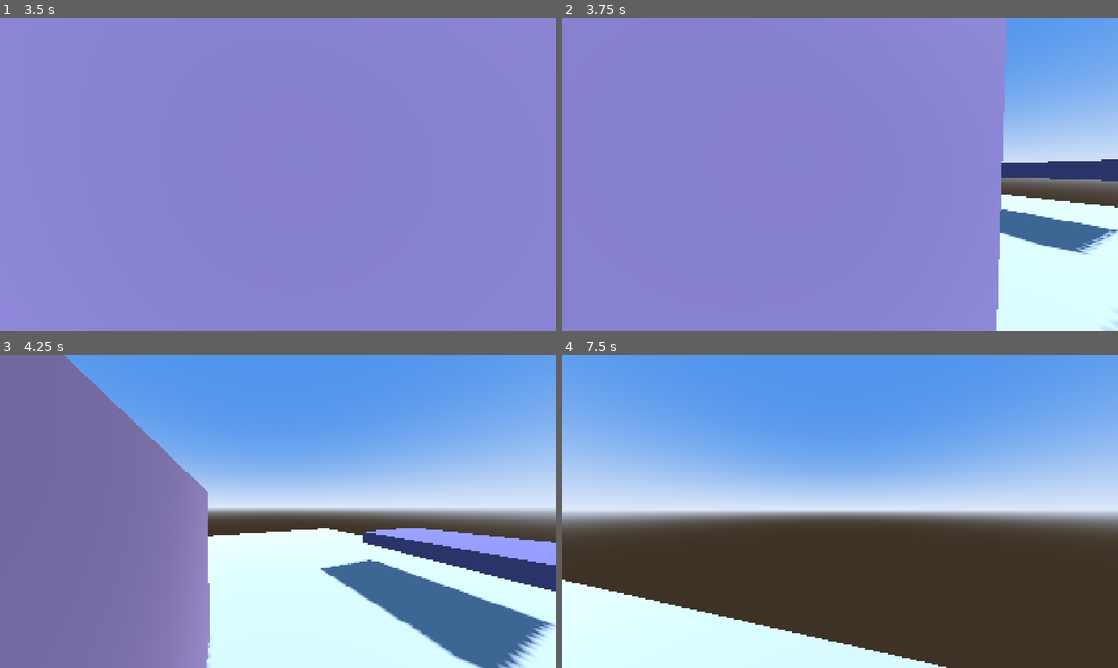
Above: before the commit, frames 1-4 (two rows, left to right).
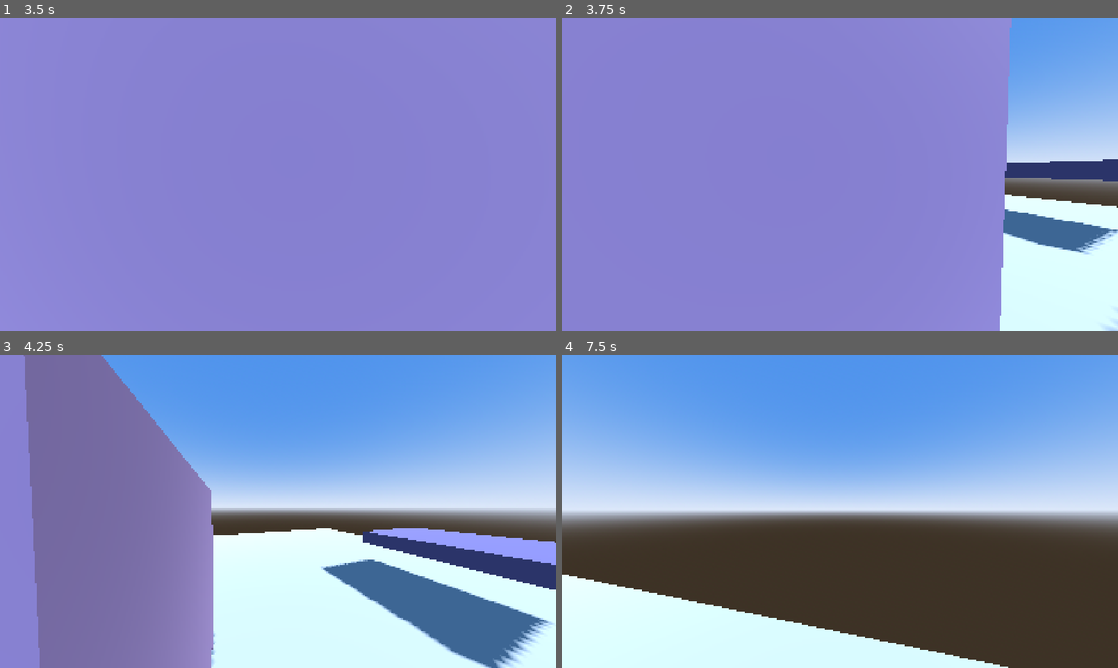
Above: after the commit, the same moments.

Repository: VSennaa/DynMagic
Game: Godot game, scene res://scenes/sandbox/sandbox.tscn
Same seed, same stepped clock (60 frames per second), same inputs: the game is played once before the commit and once after it.
Inputs (mouse positions are in pixels of both pictures, inside the frame that each line leads up to):
- Up to frame 1 (3.5 s): tap Enter at 0.5 s; move the mouse to (305, 174) at 0.52 s; hold W (move_forward) from 0.53 s (still down); click (305, 174) at 0.6 s; tap Space (jump) at 0.77, 1.07, 1.52, 1.82, 2.75, 3.02, 3.32 s; right-click (305, 174) at 0.8 s; move the mouse to (250, 174) at 1.27 s; right-click (250, 174) at 1.35 s; click (250, 174) at 1.42 s; tap Q (slot_1) at 1.55, 2.1 s; move the mouse to (289, 168) at 2.02 s; click (289, 168) at 2.17 s; tap E (slot_2) at 2.3, 2.85 s; move the mouse to (272, 180) at 2.77 s; click (272, 180) at 2.92 s; tap R (slot_3) at 3.05 s
- Up to frame 2 (3.75 s): keep holding W (move_forward); move the mouse to (878, 177) at 3.52 s; hold Shift (sprint) from 3.53 s (still down); tap R (slot_3) at 3.6 s; click (878, 177) at 3.67 s
- Up to frame 3 (4.25 s): keep holding W (move_forward); keep holding Shift (sprint); tap Space (jump) at 3.77, 4.07 s; tap F (compose_cancel) at 4.15 s
- Up to frame 4 (7.5 s): move the mouse to (795, 508) at 4.27 s; release Shift (sprint) at 4.28 s; tap Shift (sprint) at 4.35 s; tap Space (jump) at 4.52, 4.82, 6.02, 6.32, 6.77, 7.07 s; click (795, 508) at 4.55 s; move the mouse to (845, 511) at 5.02 s; click (845, 511) at 5.1 s; right-click (845, 511) at 5.3 s; move the mouse to (817, 505) at 5.77 s; release W (move_forward) at 5.78 s; hold D (move_right) 5.78-6.53 s; tap Ctrl (crouch) at 5.85 s; click (817, 505) at 5.92 s; tap Q (slot_1) at 6.05 s; move the mouse to (867, 511) at 6.52 s; hold W (move_forward) from 6.53 s (still down); right-click (867, 511) at 6.6 s; click (867, 511) at 6.67 s; tap E (slot_2) at 6.8 s; move the mouse to (812, 511) at 7.27 s; tap Tab (scoreboard) at 7.35 s; click (812, 511) at 7.42 s

Frame 1 is identical in both runs. In frame 2, 0.8% of the frame differs, in the area x 78-100%, y 0-100%; in frame 3, 9.2%, in the area x 0-100%, y 0-100%; in frame 4, 2.3%.

Commit message:
feat(spells): SpellComposer state machine wired to the player
Quick spells fire on the effect key, confirm spells aim and fire on cast. Timeouts, cancel, recast and a lockout input buffer are covered by tests. The player validates mana and cooldown through Stats.

Co-Authored-By: Claude Opus 5.5 <noreply@anthropic.com>

Diff:
--- a/scenes/player/player.gd
+++ b/scenes/player/player.gd
@@ -2,6 +2,9 @@
 extends CharacterBody3D
 ## First-person player body: movement, crouch, jump and mouse look.
 ## See docs/specs/05-player-controller.md.
+
+## Emitted after mana and cooldown are paid. Spell scenes subscribe here.
+signal spell_cast(spell: ResolvedSpell)
 
 const PITCH_LIMIT: float = deg_to_rad(89.0)
 
@@ -18,6 +21,9 @@
 var _current_height: float = 1.8
 var _pitch: float = 0.0
 
+@onready var stats: Stats = $Stats
+@onready var composer: SpellComposer = $SpellComposer
+@onready var cast_origin: Marker3D = $Head/Camera3D/CastOrigin
 @onready var _collision: CollisionShape3D = $CollisionShape3D
 @onready var _head: Node3D = $Head
 @onready var _camera: Camera3D = $Head/Camera3D
@@ -32,6 +38,11 @@
 	_camera.current = is_local
 	_camera.fov = Settings.fov
 	Settings.changed.connect(_on_settings_changed)
+	composer.read_input = is_local
+	composer.validator = _validate_cast
+	composer.cast_requested.connect(_on_cast_requested)
+	composer.state_changed.connect(func(_s: SpellComposer.State) -> void: sprint_blocked = composer.is_composing())
+	stats.died.connect(composer.reset)
 	if is_local:
 		Input.mouse_mode = Input.MOUSE_MODE_CAPTURED
 
@@ -148,3 +159,20 @@
 
 func get_aim_camera() -> Camera3D:
 	return _camera
+
+
+
+func _validate_cast(spell: ResolvedSpell) -> StringName:
+	if stats.is_dead:
+		return &"dead"
+	if stats.is_on_cooldown(spell.key):
+		return &"cooldown"
+	if not stats.can_afford(spell.mana_cost):
+		return &"no_mana"
+	return &""
+
+
+func _on_cast_requested(spell: ResolvedSpell) -> void:
+	stats.spend_mana(spell.mana_cost)
+	stats.start_cooldown(spell.key, spell.cooldown)
+	spell_cast.emit(spell)
--- a/scenes/player/player.tscn
+++ b/scenes/player/player.tscn
@@ -1,7 +1,8 @@
-[gd_scene load_steps=4 format=3]
+[gd_scene load_steps=5 format=3]
 
 [ext_resource type="Script" path="res://scenes/player/player.gd" id="1_player"]
 [ext_resource type="Script" path="res://scenes/player/stats.gd" id="2_stats"]
+[ext_resource type="Script" path="res://scenes/player/spell_composer.gd" id="3_composer"]
 
 [sub_resource type="CapsuleShape3D" id="CapsuleShape3D_body"]
 resource_local_to_scene = true
@@ -28,3 +29,6 @@
 
 [node name="Stats" type="Node" parent="."]
 script = ExtResource("2_stats")
+
+[node name="SpellComposer" type="Node" parent="."]
+script = ExtResource("3_composer")
--- /dev/null
+++ b/scenes/player/spell_composer.gd
@@ -0,0 +1,215 @@
+@tool
+class_name SpellComposer
+extends Node
+## Turns hotkey sequences into spells: element (fixed per round) + form key + effect key.
+## Quick spells fire on the effect key; confirm spells enter aiming and fire on `cast`.
+## See docs/specs/01-spell-system.md section 1.
+
+enum State { IDLE, SLOT_EFFECT, AIMING, CASTING }
+
+## Emitted when a spell should be cast now. The caster spawns it.
+signal cast_requested(spell: ResolvedSpell)
+## Emitted when the validator refuses a spell (no mana, on cooldown...).
+signal cast_rejected(spell: ResolvedSpell, reason: StringName)
+signal aim_started(spell: ResolvedSpell)
+signal aim_ended
+signal state_changed(state: State)
+
+const SPELL_DB: GDScript = preload("res://autoload/spell_db.gd")
+const SEQUENCE_TIMEOUT: float = 2.5
+const AIM_TIMEOUT: float = 4.0
+const CAST_LOCKOUT: float = 0.15
+const INPUT_BUFFER: float = 0.15
+
+## Element drafted for this round.
+@export var element_id: StringName = &"fire"
+## Only the local player reads keyboard/mouse. Tests and the network drive the press_* API.
+@export var read_input: bool = true
+
+## (element, form, effect) -> ResolvedSpell. Defaults to SpellDB.resolve.
+var resolver: Callable
+## (spell) -> StringName: empty when the spell may be cast, else a rejection reason.
+var validator: Callable
+
+var state: State = State.IDLE
+var form: StringName = &""
+var pending: ResolvedSpell
+var last_spell: ResolvedSpell
+
+var _timer: float = 0.0
+var _buffered_slot: int = -1
+var _buffer_age: float = 0.0
+
+
+func _ready() -> void:
+	if Engine.is_editor_hint():
+		return
+	if not resolver.is_valid():
+		var db: Node = get_node_or_null(^"/root/SpellDB")
+		if db != null:
+			resolver = Callable(db, &"resolve")
+
+
+func _process(delta: float) -> void:
+	if Engine.is_editor_hint():
+		return
+	if read_input and Input.mouse_mode == Input.MOUSE_MODE_CAPTURED:
+		_poll_input()
+	tick(delta)
+
+
+## Polled (not event-driven) so the same path works for real keys and injected action state.
+func _poll_input() -> void:
+	if Input.is_action_just_pressed(&"slot_1"):
+		press_slot(0)
+	if Input.is_action_just_pressed(&"slot_2"):
+		press_slot(1)
+	if Input.is_action_just_pressed(&"slot_3"):
+		press_slot(2)
+	if Input.is_action_just_pressed(&"compose_cancel"):
+		press_cancel()
+	if Input.is_action_just_pressed(&"cast"):
+		press_cast()
+	if Input.is_action_just_pressed(&"recast"):
+		press_recast()
+
+
+func tick(delta: float) -> void:
+	match state:
+		State.SLOT_EFFECT:
+			_timer -= delta
+			if _timer <= 0.0:
+				clear()
+		State.AIMING:
+			_timer -= delta
+			if _timer <= 0.0:
+				clear()
+		State.CASTING:
+			_timer -= delta
+			if _buffered_slot >= 0:
+				_buffer_age += delta
+			if _timer <= 0.0:
+				_set_state(State.IDLE)
+				var slot: int = _buffered_slot
+				_buffered_slot = -1
+				if slot >= 0 and _buffer_age <= INPUT_BUFFER + CAST_LOCKOUT:
+					press_slot(slot)
+
+
+## Q/E/R = slot 0/1/2. First press picks the form, second picks the effect.
+func press_slot(index: int) -> void:
+	match state:
+		State.IDLE:
+			form = SPELL_DB.form_at(index)
+			if form == &"":
+				return
+			_timer = SEQUENCE_TIMEOUT
+			_set_state(State.SLOT_EFFECT)
+		State.SLOT_EFFECT:
+			var effect: StringName = SPELL_DB.effect_at(index)
+			if effect == &"":
+				return
+			var spell: ResolvedSpell = _resolve(form, effect)
+			if spell == null:
+				clear()
+				return
+			_begin(spell)
+		State.CASTING:
+			_buffered_slot = index
+			_buffer_age = 0.0
+		State.AIMING:
+			pass
+
+
+func press_cast() -> void:
+	if state == State.AIMING and pending != null:
+		_fire(pending)
+
+
+## RMB: cancels aiming, otherwise repeats the last spell.
+func press_recast() -> void:
+	match state:
+		State.AIMING:
+			clear()
+		State.IDLE:
+			if last_spell != null:
+				_begin(last_spell)
+
+
+func press_cancel() -> void:
+	if state == State.SLOT_EFFECT or state == State.AIMING:
+		clear()
+
+
+## Drops the sequence and any aim. Called on F, timeouts, death and round end.
+func clear() -> void:
+	var was_aiming: bool = state == State.AIMING
+	form = &""
+	pending = null
+	_buffered_slot = -1
+	_timer = 0.0
+	_set_state(State.IDLE)
+	if was_aiming:
+		aim_ended.emit()
+
+
+## Forgets the last spell too (round start: the element may have changed).
+func reset() -> void:
+	clear()
+	last_spell = null
+
+
+func is_composing() -> bool:
+	return state == State.SLOT_EFFECT or state == State.AIMING
+
+
+func _begin(spell: ResolvedSpell) -> void:
+	form = spell.form
+	if spell.is_quick():
+		_fire(spell)
+	else:
+		var reason: StringName = _validate(spell)
+		if reason != &"":
+			cast_rejected.emit(spell, reason)
+			clear()
+			return
+		pending = spell
+		_timer = AIM_TIMEOUT
+		_set_state(State.AIMING)
+		aim_started.emit(spell)
+
+
+func _fire(spell: ResolvedSpell) -> void:
+	var reason: StringName = _validate(spell)
+	var was_aiming: bool = state == State.AIMING
+	if reason != &"":
+		cast_rejected.emit(spell, reason)
+		clear()
+		return
+	last_spell = spell
+	pending = null
+	form = &""
+	_timer = CAST_LOCKOUT
+	_set_state(State.CASTING)
+	if was_aiming:
+		aim_ended.emit()
+	cast_requested.emit(spell)
+
+
+func _resolve(form_id: StringName, effect_id: StringName) -> ResolvedSpell:
+	if not resolver.is_valid():
+		push_error("SpellComposer: no resolver")
+		return null
+	return resolver.call(element_id, form_id, effect_id) as ResolvedSpell
+
+
+func _validate(spell: ResolvedSpell) -> StringName:
+	if not validator.is_valid():
+		return &""
+	return validator.call(spell) as StringName
+
+
+func _set_state(new_state: State) -> void:
+	if state != new_state:
+		state = new_state
+		state_changed.emit(state)
--- /dev/null
+++ b/tests/test_spell_composer.gd
@@ -0,0 +1,151 @@
+@tool
+extends McpTestSuite
+## SpellComposer state machine (docs/specs/01-spell-system.md section 1).
+
+const SPELL_DB: GDScript = preload("res://autoload/spell_db.gd")
+
+var db: Node
+var composer: SpellComposer
+var casts: Array[ResolvedSpell] = []
+var rejections: Array[StringName] = []
+var reject_reason: StringName = &""
+
+
+func suite_name() -> String:
+	return "spell_composer"
+
+
+func setup() -> void:
+	db = SPELL_DB.new()
+	db.call(&"load_all")
+	composer = SpellComposer.new()
+	composer.read_input = false
+	composer.element_id = &"fire"
+	composer.resolver = Callable(db, &"resolve")
+	composer.validator = func(_spell: ResolvedSpell) -> StringName: return reject_reason
+	composer.cast_requested.connect(func(spell: ResolvedSpell) -> void: casts.append(spell))
+	composer.cast_rejected.connect(func(_spell: ResolvedSpell, reason: StringName) -> void: rejections.append(reason))
+	casts.clear()
+	rejections.clear()
+	reject_reason = &""
+
+
+func teardown() -> void:
+	composer.free()
+	db.free()
+
+
+func test_quick_spell_fires_on_effect_key() -> void:
+	composer.press_slot(0)  # projectile
+	assert_eq(composer.state, SpellComposer.State.SLOT_EFFECT)
+	assert_eq(casts.size(), 0, "incomplete sequence never casts")
+	composer.press_slot(0)  # direct = Bolt (quick)
+	assert_eq(casts.size(), 1)
+	assert_eq(casts[0].key, &"projectile_direct")
+	assert_eq(composer.state, SpellComposer.State.CASTING)
+
+
+func test_cast_click_with_incomplete_sequence_does_nothing() -> void:
+	composer.press_cast()
+	composer.press_slot(2)
+	composer.press_cast()
+	assert_eq(casts.size(), 0)
+
+
+func test_confirm_spell_waits_for_click() -> void:
+	composer.press_slot(2)  # area
+	composer.press_slot(1)  # burst = Mark (confirm)
+	assert_eq(composer.state, SpellComposer.State.AIMING)
+	assert_eq(casts.size(), 0)
+	composer.press_cast()
+	assert_eq(casts.size(), 1)
+	assert_eq(casts[0].key, &"area_burst")
+
+
+func test_rmb_cancels_aim_without_casting() -> void:
+	composer.press_slot(2)
+	composer.press_slot(2)  # Wall (confirm)
+	composer.press_recast()
+	assert_eq(composer.state, SpellComposer.State.IDLE)
+	assert_eq(casts.size(), 0)
+
+
+func test_cancel_key_clears_sequence() -> void:
+	composer.press_slot(0)
+	composer.press_cancel()
+	assert_eq(composer.state, SpellComposer.State.IDLE)
+	assert_eq(composer.form, &"")
+
+
+func test_sequence_times_out() -> void:
+	composer.press_slot(0)
+	composer.tick(2.4)
+	assert_eq(composer.state, SpellComposer.State.SLOT_EFFECT)
+	composer.tick(0.2)
+	assert_eq(composer.state, SpellComposer.State.IDLE)
+
+
+func test_aim_times_out_without_casting() -> void:
+	composer.press_slot(0)
+	composer.press_slot(1)  # Orb (confirm)
+	composer.tick(4.1)
+	assert_eq(composer.state, SpellComposer.State.IDLE)
+	assert_eq(casts.size(), 0)
+
+
+func test_recast_repeats_last_spell() -> void:
+	composer.press_slot(1)
+	composer.press_slot(1)  # Impulse (quick)
+	composer.tick(0.2)
+	composer.press_recast()
+	assert_eq(casts.size(), 2)
+	assert_eq(casts[1].key, &"self_burst")
+
+
+func test_recast_of_confirm_spell_enters_aiming() -> void:
+	composer.press_slot(0)
+	composer.press_slot(2)  # Seed (confirm)
+	composer.press_cast()
+	composer.tick(0.2)
+	composer.press_recast()
+	assert_eq(composer.state, SpellComposer.State.AIMING)
+	assert_eq(casts.size(), 1)
+
+
+func test_validator_rejects_and_resets() -> void:
+	reject_reason = &"no_mana"
+	composer.press_slot(0)
+	composer.press_slot(0)
+	assert_eq(casts.size(), 0)
+	assert_eq(rejections, [&"no_mana"] as Array[StringName])
+	assert_eq(composer.state, SpellComposer.State.IDLE)
+
+
+func test_rejected_confirm_spell_never_enters_aiming() -> void:
+	reject_reason = &"cooldown"
+	composer.press_slot(2)
+	composer.press_slot(1)
+	assert_eq(composer.state, SpellComposer.State.IDLE)
+
+
+func test_key_during_lockout_is_buffered() -> void:
+	composer.press_slot(0)
+	composer.press_slot(0)  # Bolt, lockout starts
+	composer.press_slot(2)  # buffered: area
+	composer.tick(0.16)
+	assert_eq(composer.state, SpellComposer.State.SLOT_EFFECT)
+	assert_eq(composer.form, &"area")
+
+
+func test_clear_on_death_or_round_end() -> void:
+	composer.press_slot(2)
+	composer.press_slot(1)
+	composer.reset()
+	assert_eq(composer.state, SpellComposer.State.IDLE)
+	assert_true(composer.last_spell == null)
+
+
+func test_is_composing_blocks_sprint() -> void:
+	assert_false(composer.is_composing())
+	composer.press_slot(0)
+	assert_true(composer.is_composing())
Not shown, added: scenes/player/spell_composer.gd.uid
Not shown, added: tests/test_spell_composer.gd.uid
Not shown, changed: docs/HANDOFF.md
Not shown, changed: docs/ROADMAP.md
